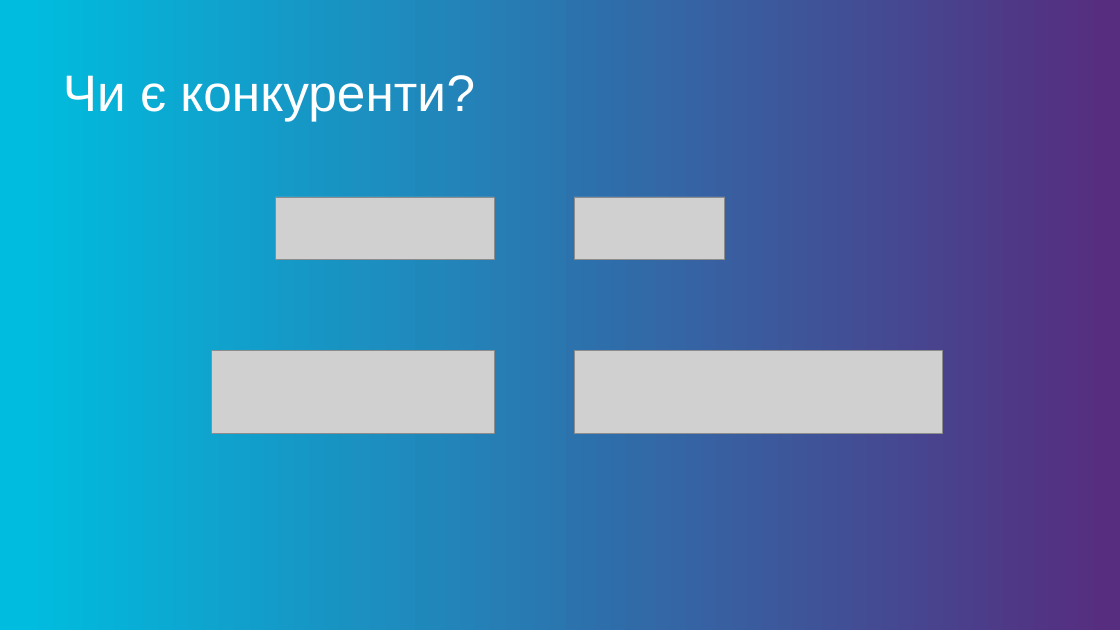
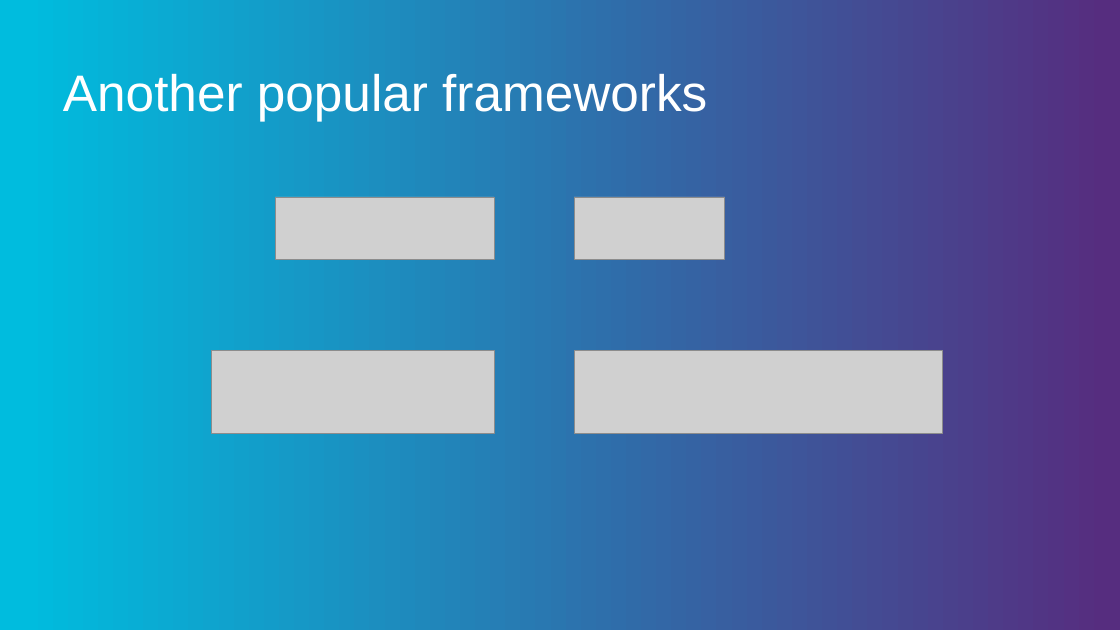
Before and after one commit to moran711/presentations, a slide deck: slide 8 of bootstrap/bootstrap.pptx. Drawn at 1120x630 pixels with LibreOffice and Linux fonts; fonts in the diff are those of the drawing; grey boxes stand for pictures; background and template pictures are left out. Boxes give left, top, right and bottom in pixels: in the first picture for what was removed or moved away, otherwise in the second. Text is boxed around its words. In the diff, an @@ line names an element or a change of style, - is before the commit and + after.

```diff
--- a/bootstrap/bootstrap.pptx
+++ b/bootstrap/bootstrap.pptx
@@ title at <box>63,73,707,121</box>: text changed @@
-Чи є конкуренти?
+Another popular frameworks
```
Also in this commit, not shown: 3 other slides changed, 5 slides added, 5 slides removed, 1 other file.
